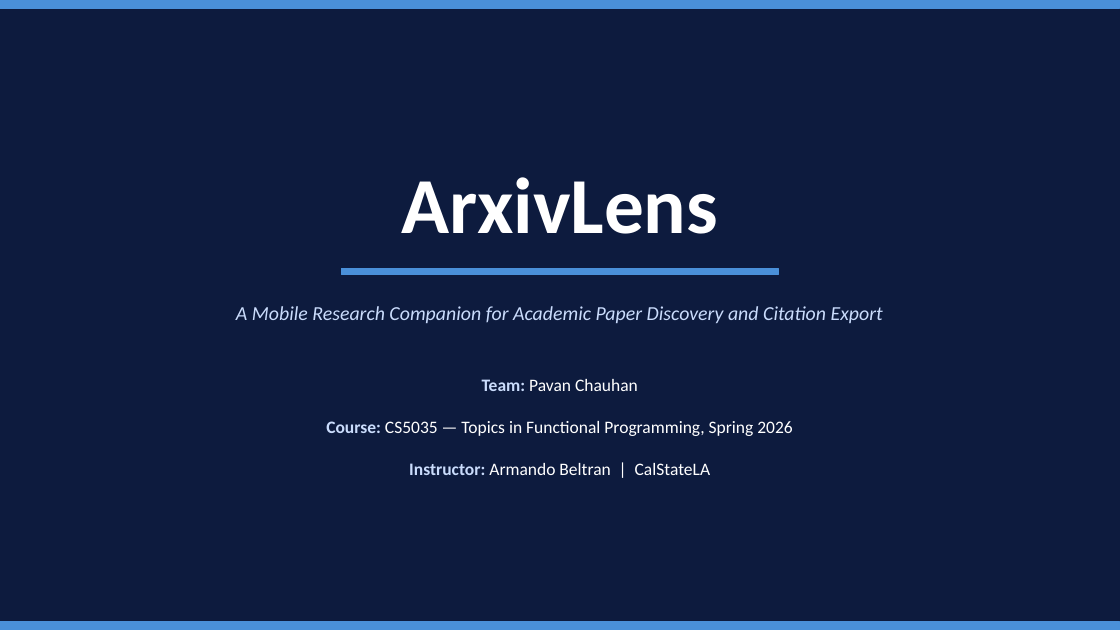
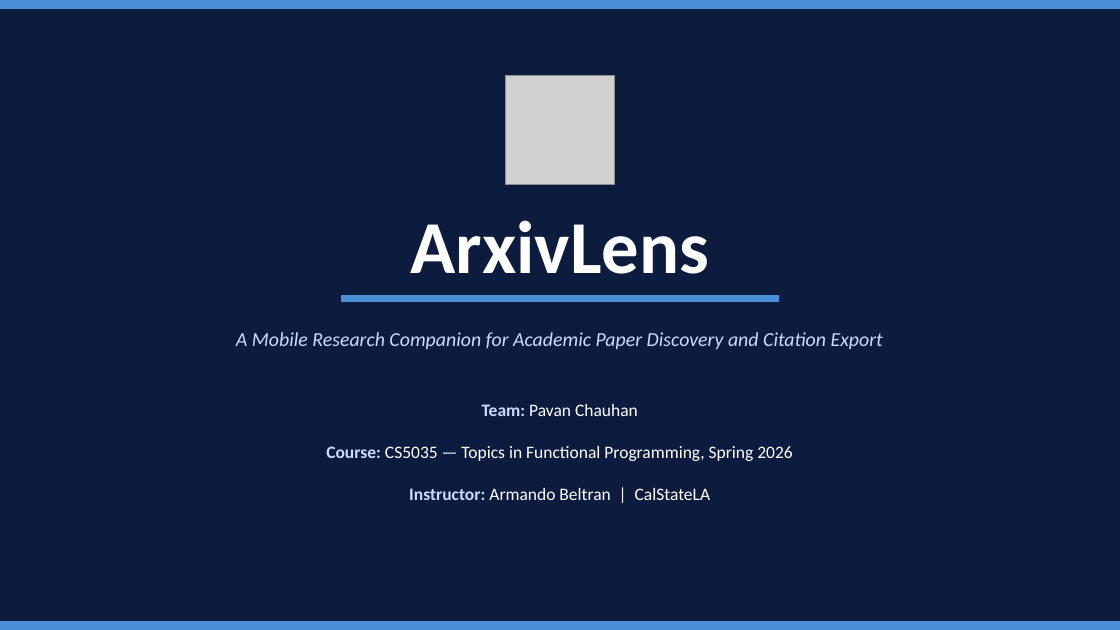
Before and after one commit to pavannn16/ArxivLens, a slide deck: slide 1 of docs/ArxivLens_Presentation.pptx. Drawn at 1120x630 pixels with LibreOffice and Linux fonts; fonts in the diff are those of the drawing; grey boxes stand for pictures. Boxes give left, top, right and bottom in pixels: in the first picture for what was removed or moved away, otherwise in the second. Text is boxed around its words. In the diff, an @@ line names an element or a change of style, - is before the commit and + after.

Commit message:
Add ArxivLens logo to README and presentation
- Copy mipmap-xxxhdpi/ic_launcher.png to docs/logo.png
- Center logo in README header above the title
- Add logo to presentation title slide (slide 1) and summary slide (slide 18)
- Regenerate ArxivLens_Presentation.pptx with updated logo placement

```diff
--- a/docs/ArxivLens_Presentation.pptx
+++ b/docs/ArxivLens_Presentation.pptx
@@ picture added at (505,76,614,185) @@
@@ text "ArxivLens": place and size @@
-text "ArxivLens" at (401,177,718,234)
+text "ArxivLens" at (411,220,709,274)
@@ text "ArxivLens" at (411,220,709,274): size 68 to 64 pt @@
@@ 4 texts, 1 rectangle: place and size @@
-4 texts, 1 rectangle at (236,269,883,475)
+4 texts, 1 rectangle at (236,296,883,500)
```
Also in this commit, not shown: 1 other slide changed, 2 other files.
